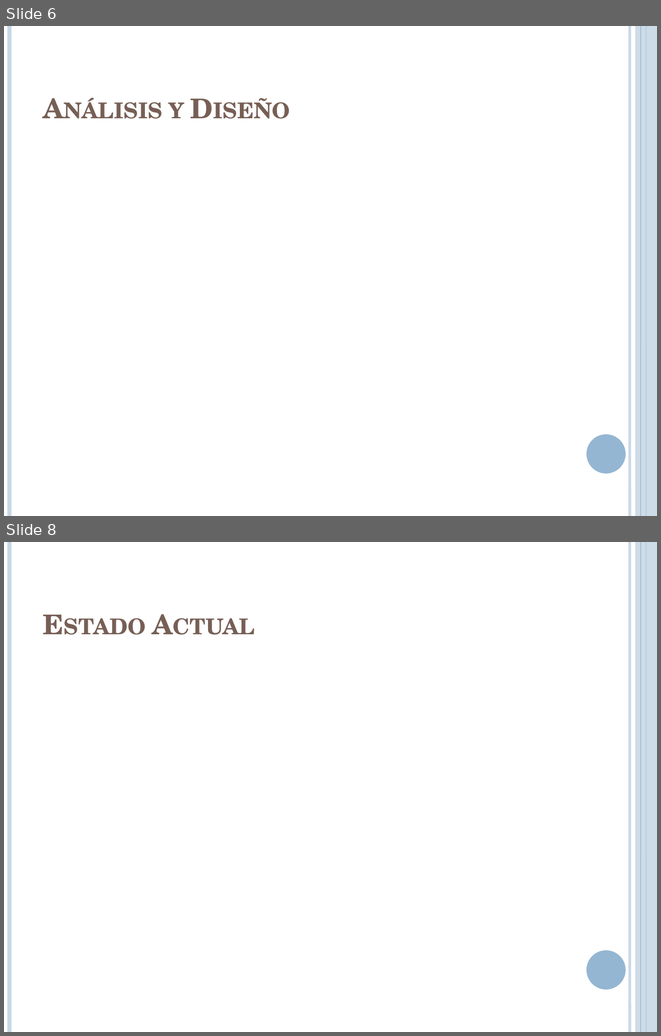
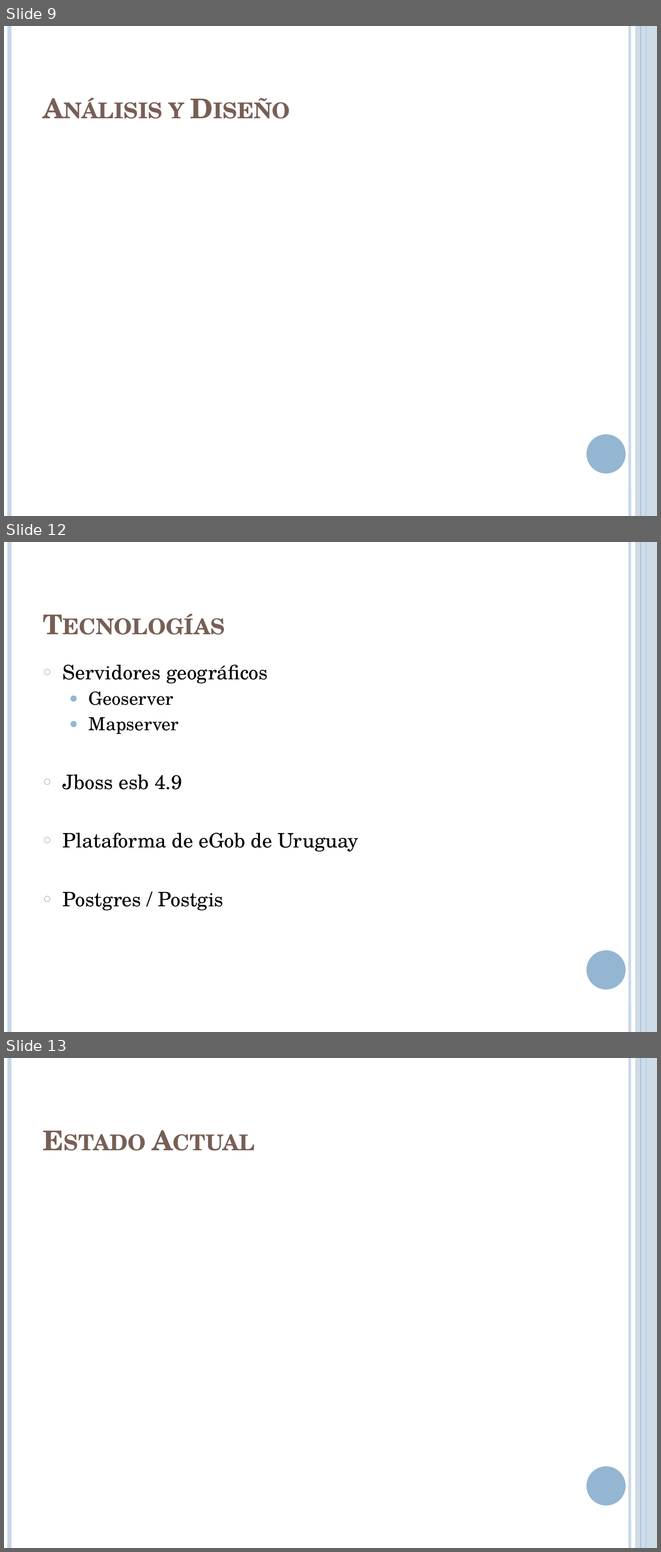
Before and after one commit to lcpaso1/integracion-gis-pge, a slide deck: Presentacion.pptx. Shown one above the other, each under a label of ours: slides 6 and 8 before the commit, slides 9, 12 and 13 after it; the slides between them are not shown. The pictures are 661x1036 and 661x1552 pixels, drawn with LibreOffice and Linux fonts; fonts in the diff are those of the drawing. Boxes give left, top, right and bottom in pixels: in the first picture for what was removed or moved away, otherwise in the second. Text is boxed around its words. In the diff, an @@ line names an element or a change of style, - is before the commit and + after.

```diff
--- a/Presentacion.pptx
+++ b/Presentacion.pptx
@@ slide 12 added at bbox=[4, 542, 657, 1032], background #FFFFFF; not listed: 6 template elements that a slide beside it also shows @@
@@ title added at bbox=[37, 562, 570, 643], 30 pt, text #775F55, bold, small capitals @@
+Tecnologías
@@ text added at bbox=[63, 664, 358, 910], 22 pt, text #000000 @@
+○ Servidores geográficos
+  ● Geoserver
+  ● Mapserver
+○ Jboss esb 4.9
+○ Plataforma de eGob de Uruguay
+○ Postgres / Postgis
@@ what was slide 6 is now slide 9 @@
@@ what was slide 8 is now slide 13 @@
```
Also in this commit, not shown: 2 slides changed, 7 other slides added, 3 slides removed.
